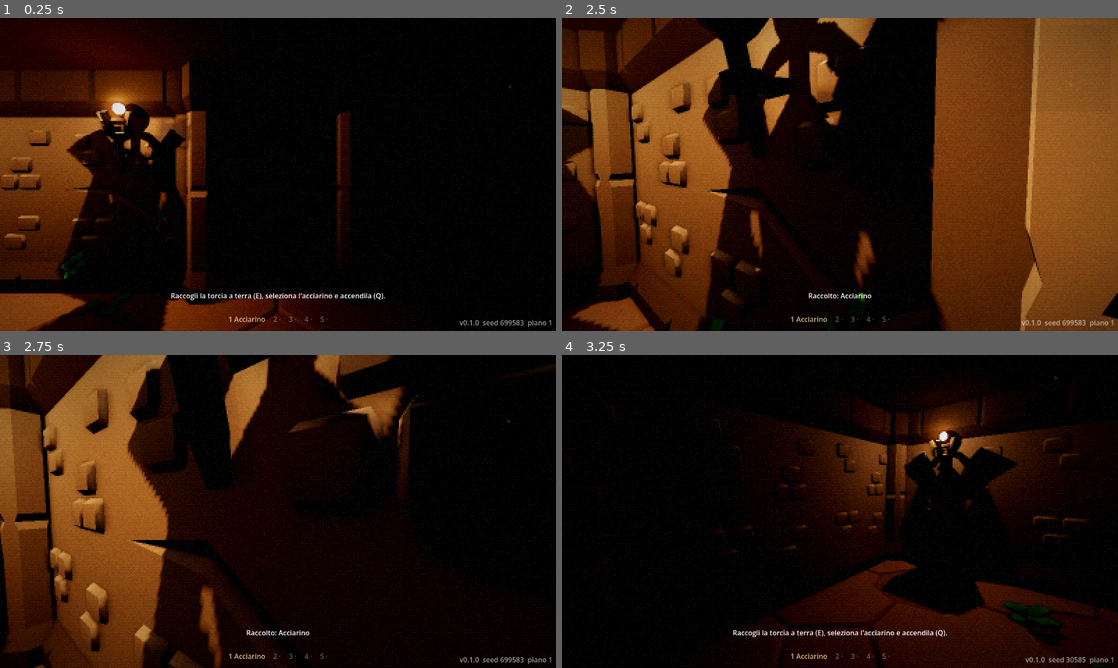
Above: before the commit, frames 1-4 (two rows, left to right).
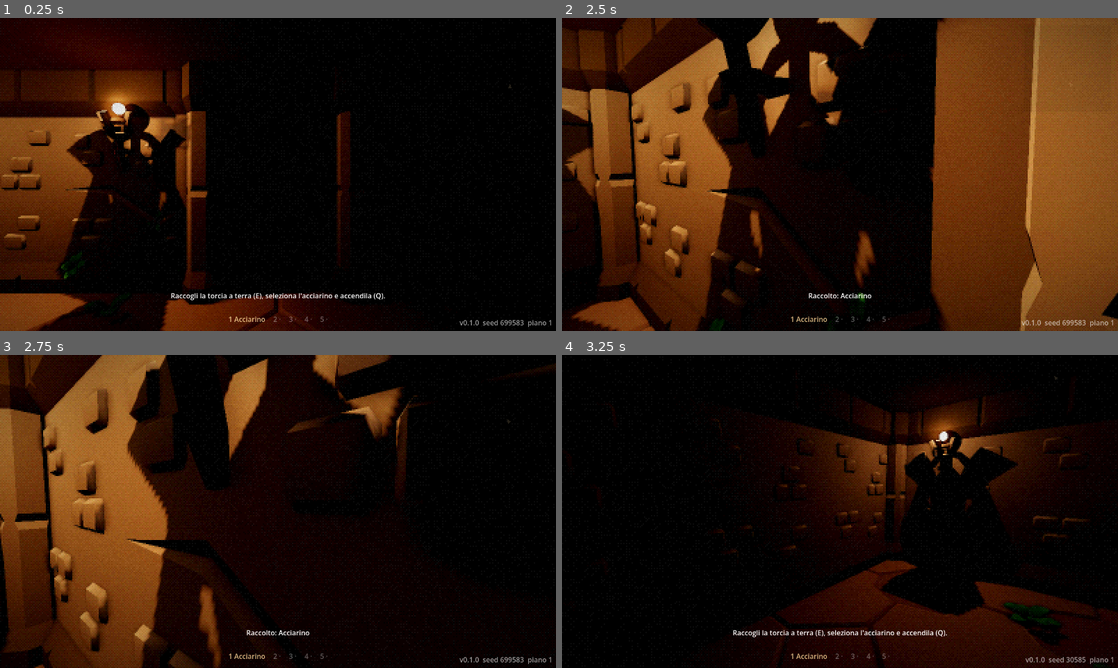
Above: after the commit, the same moments.

Repository: Yanez86/dungeon-oscurita
Game: Godot game, scene res://scenes/main.tscn
Same seed, same stepped clock (60 frames per second), same inputs: the game is played once before the commit and once after it.
Inputs (mouse positions are in pixels of both pictures, inside the frame that each line leads up to):
- Up to frame 1 (0.25 s): no input
- Up to frame 2 (2.5 s): move the mouse to (962, 158) at 0.52 s; hold D (move_right) 0.53-1.28 s; hold Ctrl (crouch) 0.53-1.28 s; click (962, 158) at 0.67 s; move the mouse to (812, 174) at 1.27 s; hold W (move_forward) from 1.28 s (still down); tap G (drop) at 1.35 s; move the mouse to (851, 168) at 2.02 s; tap E (interact) at 2.1 s
- Up to frame 3 (2.75 s): keep holding W (move_forward)
- Up to frame 4 (3.25 s): keep holding W (move_forward); move the mouse to (834, 517) at 2.77 s; tap R (new_run) at 2.85 s

Frames 1-2 are identical in both runs. In frame 3, 0.8% of the frame differs, in the area x 3-92%, y 0-99%; in frame 4, nothing differs.

Commit message:
Porte: arco in pietra KayKit con vano stretto (1 m) e anta ad assi con fasce di ferro
Stipiti e architrave hanno una collisione; ora i pilastri d'angolo ci sono anche accanto alle porte.

Co-Authored-By: Claude Opus 5.5 <noreply@anthropic.com>

Diff:
--- a/scripts/dungeon/door.gd
+++ b/scripts/dungeon/door.gd
@@ -2,17 +2,22 @@
 extends Node3D
 ## Porta in un corridoio: il giocatore la apre e la richiude con E.
 ## Blocca passaggio e luce finché è chiusa; aprirla cigola, chiuderla fa un tonfo (eventi rumore).
-## Il pannello ruota attorno a un cardine (Pivot) su un lato del corridoio.
+## Cornice: l'arco in pietra KayKit `wall_doorway`, con un vano stretto (si passa uno alla volta).
+## L'anta ruota attorno a un cardine (Pivot) su uno stipite.
 
-@export var width := 2.0           ## larghezza del passaggio (= lato di una cella)
-@export var height := 2.4          ## altezza del pannello
-@export var wall_height := 3.0     ## sopra il pannello, un architrave fino al soffitto
-@export var thickness := 0.12
+@export var width := 2.0           ## larghezza del corridoio (= lato di una cella): la cornice lo chiude tutto
+@export var wall_height := 3.0     ## altezza del muro (l'arco è in scala)
+@export var opening := 1.0         ## larghezza del vano (metà del modello KayKit)
+@export var height := 2.15         ## altezza dell'anta: arriva in cima all'arco, gli angoli finiscono nella pietra
+@export var thickness := 0.1
+@export var frame_depth := 0.5     ## spessore della cornice
 @export var open_time := 0.6       ## secondi per spalancarsi
 @export var open_loudness := 0.45  ## il cigolio si sente lontano
 @export var close_loudness := 0.4  ## il tonfo della porta che si chiude
 @export var clearance := 0.75      ## metri tra chi chiude e il vano (per non restare incastrati)
 @export var wood_color := Color(0.30, 0.19, 0.11)
+@export var iron_color := Color(0.18, 0.18, 0.19)
+@export var planks := 4
 
 ## La porta si è aperta (la minimappa smette di considerarla un muro).
 signal opened
@@ -29,21 +34,64 @@
 func _ready() -> void:
 	add_to_group("door")
 
-	# Pannello: figlio del cardine, spostato di mezza larghezza.
-	_pivot.position.x = -width / 2.0
+	_build_frame()
+
+	# Anta: figlia del cardine, spostata di mezza larghezza.
+	_pivot.position.x = -opening / 2.0
 	add_child(_pivot)
 	var body := StaticBody3D.new()
-	body.position = Vector3(width / 2.0, height / 2.0, 0.0)
+	body.position = Vector3(opening / 2.0, height / 2.0, 0.0)
 	_pivot.add_child(body)
 	var shape := BoxShape3D.new()
-	shape.size = Vector3(width, height, thickness)
+	shape.size = Vector3(opening, height, thickness)
 	_collision.shape = shape
 	body.add_child(_collision)
-	body.add_child(_box(Vector3(width - 0.04, height, thickness), Vector3.ZERO))
+	_build_leaf(body)
 
-	# Architrave: chiude lo spazio tra la porta e il soffitto.
-	var lintel_h := wall_height - height
-	add_child(_box(Vector3(width, lintel_h, thickness * 2.0), Vector3(0, height + lintel_h / 2.0, 0)))
+
+## Arco in pietra, largo quanto il corridoio; stipiti e architrave hanno una collisione.
+func _build_frame() -> void:
+	var arch := KayKit.instance(&"wall_doorway")
+	arch.scale = Vector3(width / 4.0, wall_height / 4.0, frame_depth)  # il modello è 4 x 4 x 1 m
+	add_child(arch)
+	var frame := StaticBody3D.new()
+	add_child(frame)
+	var jamb_w := (width - opening) / 2.0
+	for side in [-1.0, 1.0]:
+		_add_frame_block(frame, Vector3(jamb_w, wall_height, frame_depth),
+			Vector3(side * (opening + jamb_w) / 2.0, wall_height / 2.0, 0))
+	_add_frame_block(frame, Vector3(opening, wall_height - height, frame_depth),
+		Vector3(0, (wall_height + height) / 2.0, 0))
+
+
+func _add_frame_block(frame: StaticBody3D, size: Vector3, pos: Vector3) -> void:
+	var shape := BoxShape3D.new()
+	shape.size = size
+	var col := CollisionShape3D.new()
+	col.shape = shape
+	col.position = pos
+	frame.add_child(col)
+
+
+## Assi verticali di tono leggermente diverso, due fasce di ferro e un anello per maniglia.
+func _build_leaf(body: StaticBody3D) -> void:
+	var plank_w := opening / planks
+	for i in planks:
+		var shade := 0.85 + 0.15 * float((i * 7) % 3) / 2.0
+		var x := -opening / 2.0 + plank_w * (i + 0.5)
+		body.add_child(_box(Vector3(plank_w - 0.015, height, thickness), Vector3(x, 0, 0), wood_color * shade))
+	for y in [-height * 0.3, height * 0.3]:
+		body.add_child(_box(Vector3(opening - 0.02, 0.07, thickness + 0.02), Vector3(0, y, 0), iron_color))
+	for z in [-1.0, 1.0]:
+		var ring := MeshInstance3D.new()
+		var torus := TorusMesh.new()
+		torus.inner_radius = 0.035
+		torus.outer_radius = 0.06
+		torus.material = _material(iron_color)
+		ring.mesh = torus
+		ring.rotation.x = PI / 2.0
+		ring.position = Vector3(opening * 0.3, -0.1, z * (thickness / 2.0 + 0.02))
+		body.add_child(ring)
 
 
 ## Si apre allontanandosi da chi la spinge. Restituisce false se era già aperta.
@@ -86,15 +134,18 @@
 		.set_trans(Tween.TRANS_QUAD).set_ease(Tween.EASE_OUT)
 
 
-func _box(size: Vector3, pos: Vector3) -> MeshInstance3D:
+func _box(size: Vector3, pos: Vector3, color: Color) -> MeshInstance3D:
 	var mesh := BoxMesh.new()
 	mesh.size = size
-	var m := StandardMaterial3D.new()
-	m.albedo_color = wood_color
-	m.diffuse_mode = BaseMaterial3D.DIFFUSE_TOON
-	m.specular_mode = BaseMaterial3D.SPECULAR_TOON
-	mesh.material = m
+	mesh.material = _material(color)
 	var mi := MeshInstance3D.new()
 	mi.mesh = mesh
 	mi.position = pos
 	return mi
+
+
+func _material(color: Color) -> StandardMaterial3D:
+	var m := StandardMaterial3D.new()
+	m.albedo_color = color
+	m.roughness = 0.9
+	return m
--- a/scripts/dungeon/dungeon_builder.gd
+++ b/scripts/dungeon/dungeon_builder.gd
@@ -160,7 +160,6 @@
 
 ## Pilastri negli angoli dei muri (rientranti e sporgenti): coprono le giunture tra i pannelli.
 ## Un angolo è un vertice della griglia con 1 o 3 celle di pavimento attorno (o 2 in diagonale).
-## Niente pilastri accanto alle porte: il pannello aperto ci passerebbe attraverso.
 func _add_corner_pillars(pieces: Dictionary[StringName, Array]) -> void:
 	var body := StaticBody3D.new()
 	add_child(body)
@@ -173,12 +172,10 @@
 			# Le quattro celle attorno al vertice tra (x-1, y-1) e (x, y).
 			var around: Array[Vector2i] = [Vector2i(x - 1, y - 1), Vector2i(x, y - 1), Vector2i(x - 1, y), Vector2i(x, y)]
 			var floors := 0
-			var near_door := false
 			for c in around:
 				floors += int(gen.is_floor(c))
-				near_door = near_door or gen.doors.has(c)
 			var diagonal := floors == 2 and gen.is_floor(around[0]) == gen.is_floor(around[3])
-			if near_door or not (floors == 1 or floors == 3 or diagonal):
+			if not (floors == 1 or floors == 3 or diagonal):
 				continue
 			var pos := cell_to_world(Vector2i(x, y)) - Vector3(CELL / 2.0, 0, CELL / 2.0)
 			_append_piece(pieces, &"pillar", Transform3D(Basis.from_scale(size), pos))
